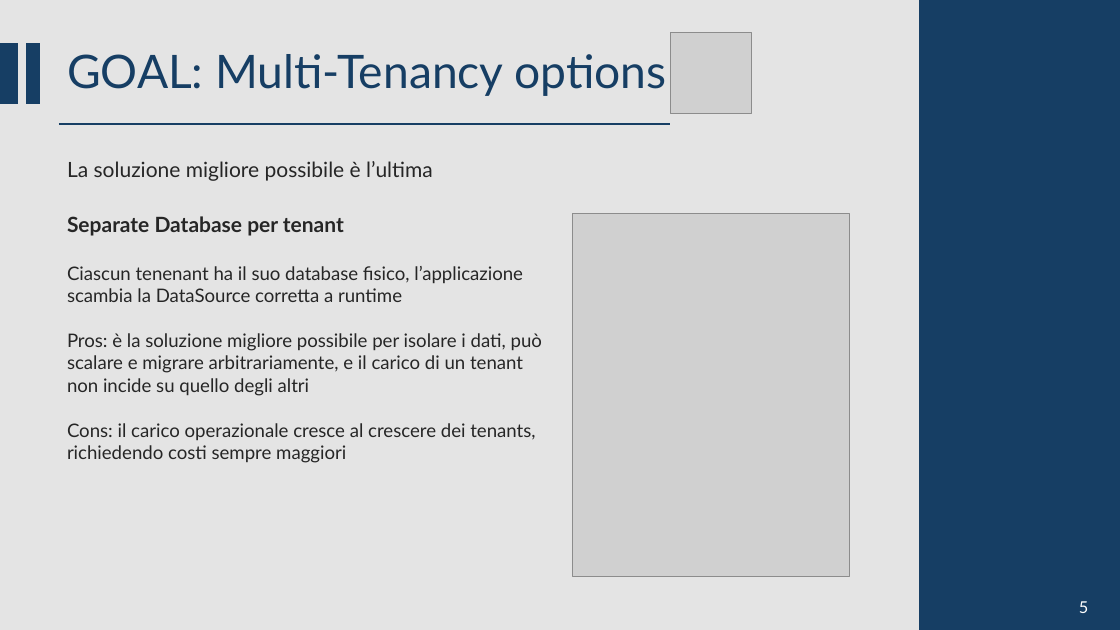
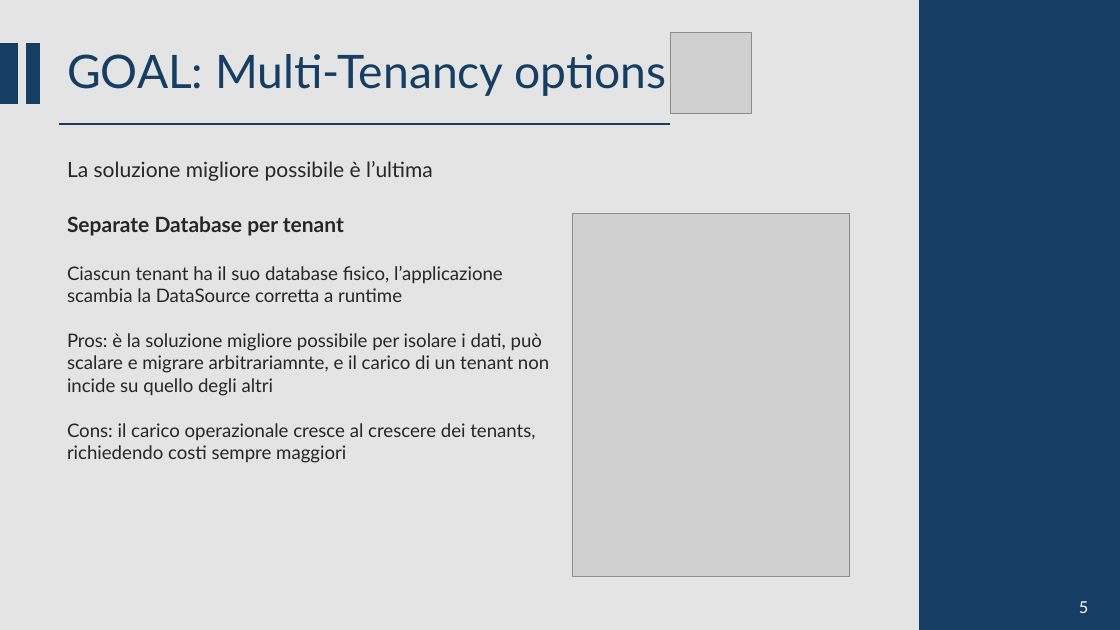
Before and after one commit to CSW-Teams/MS3-docs, a slide deck: slide 14 of ShiftsHappen/Sprint 1/CSW Sprint 1.pptm. Drawn at 1120x630 pixels with LibreOffice and Linux fonts; fonts in the diff are those of the drawing; grey boxes stand for pictures. Boxes give left, top, right and bottom in pixels: in the first picture for what was removed or moved away, otherwise in the second. Text is boxed around its words. In the diff, an @@ line names an element or a change of style, - is before the commit and + after.

```diff
--- a/ShiftsHappen/Sprint 1/CSW Sprint 1.pptm
+++ b/ShiftsHappen/Sprint 1/CSW Sprint 1.pptm
@@ text at (67, 266, 549, 396): text changed @@
-Ciascun tenenant ha il suo database fisico, l’applicazione scambia la DataSource corretta a runtime
-Pros: è la soluzione migliore possibile per isolare i dati, può scalare e migrare arbitrariamente, e il carico di un tenant non incide su quello degli altri
+Ciascun tenant ha il suo database fisico, l’applicazione scambia la DataSource corretta a runtime
+Pros: è la soluzione migliore possibile per isolare i dati, può scalare e migrare arbitrariamnte, e il carico di un tenant non incide su quello degli altri
```
Also in this commit, not shown: 9 other slides changed, 1 slide added.
